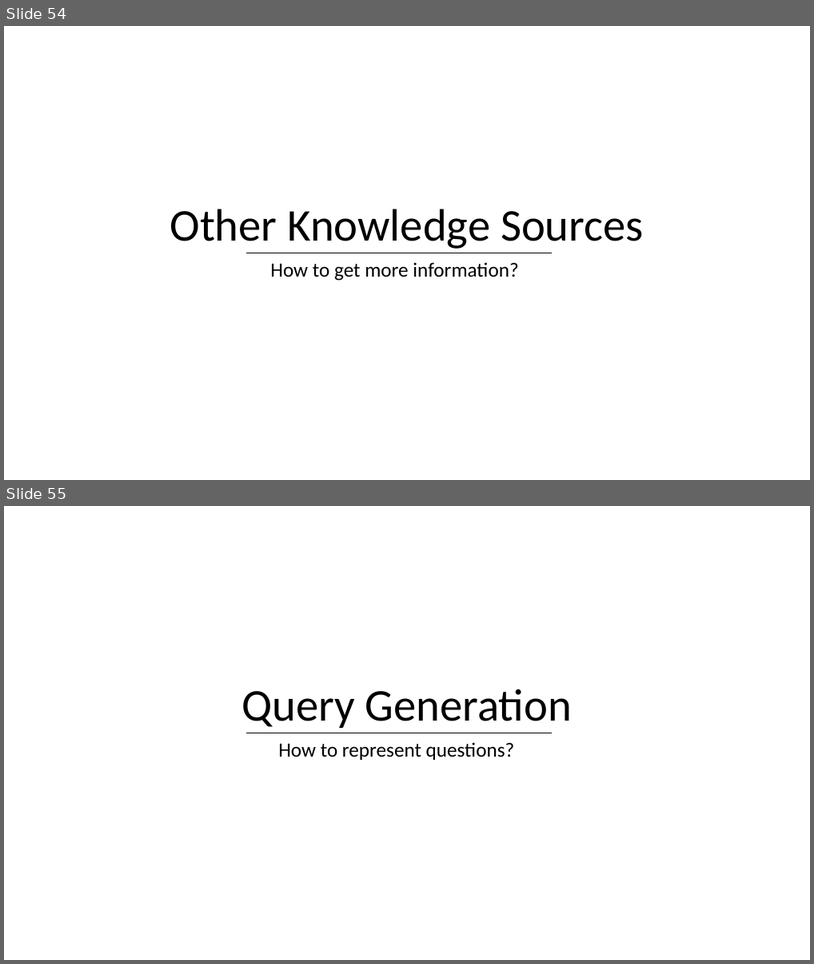
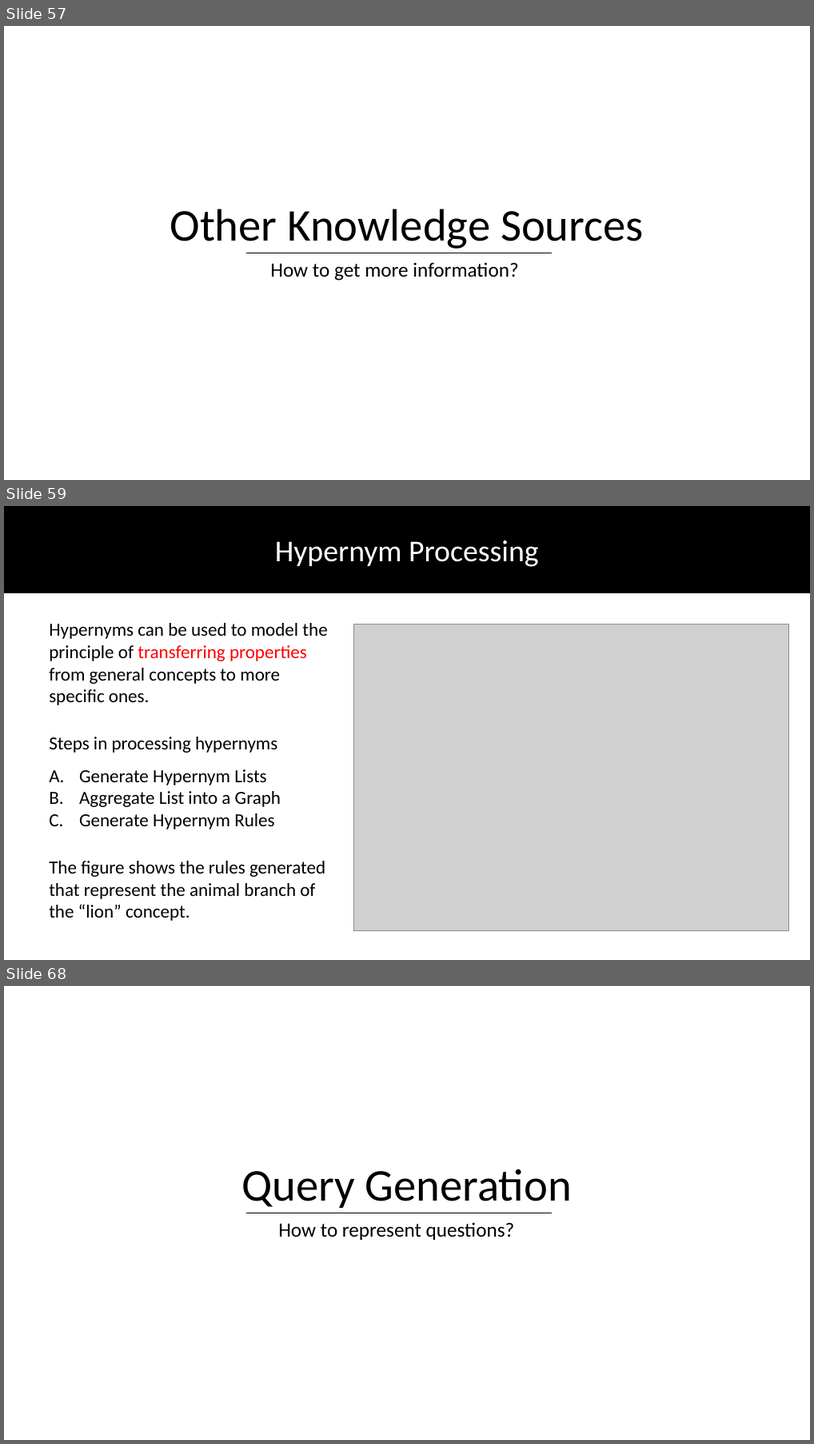
Before and after one commit to DhruvaPendharkar/thesis-project, a slide deck: Notes/ThesisPresentation.pptx. Shown one above the other, each under a label of ours: slides 54 and 55 before the commit, slides 57, 59 and 68 after it; the slides between them are not shown. The pictures are 814x964 and 814x1444 pixels, drawn with LibreOffice and Linux fonts; fonts in the diff are those of the drawing; grey boxes stand for pictures. Boxes give left, top, right and bottom in pixels: in the first picture for what was removed or moved away, otherwise in the second. Text is boxed around its words. In the diff, an @@ line names an element or a change of style, - is before the commit and + after.

```diff
--- a/Notes/ThesisPresentation.pptx
+++ b/Notes/ThesisPresentation.pptx
@@ slide 59 added at bbox=[4, 506, 810, 960], background #FFFFFF @@
@@ rectangle added at bbox=[4, 506, 810, 592], fill #000000, outline #000000 1 pt @@
@@ text added at bbox=[275, 540, 539, 567], 36 pt, text #FFFFFF @@
+Hypernym Processing
@@ text added at bbox=[49, 623, 327, 705], 22 pt, text #000000 @@
+Hypernyms can be used to model the principle of transferring properties from general concepts to more specific ones.
@@ picture added at bbox=[354, 624, 790, 930] @@
@@ text added at bbox=[49, 736, 281, 829], 22 pt, text #000000 @@
+Steps in processing hypernyms
+A. Generate Hypernym Lists
+B. Aggregate List into a Graph
+C. Generate Hypernym Rules
@@ text added at bbox=[49, 860, 326, 920], 22 pt, text #000000 @@
+The figure shows the rules generated that represent the animal branch of the “lion” concept.
@@ what was slide 54 is now slide 57 @@
@@ what was slide 55 is now slide 68 @@
```
Also in this commit, not shown: 1 slide changed, 14 other slides added, 2 slides removed.
